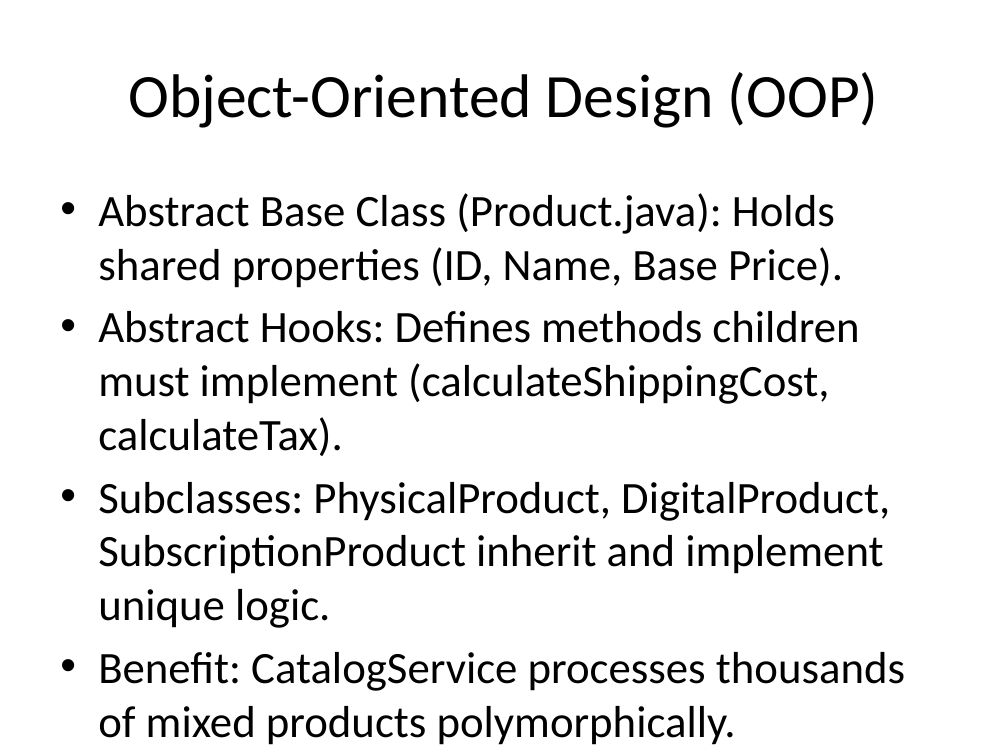
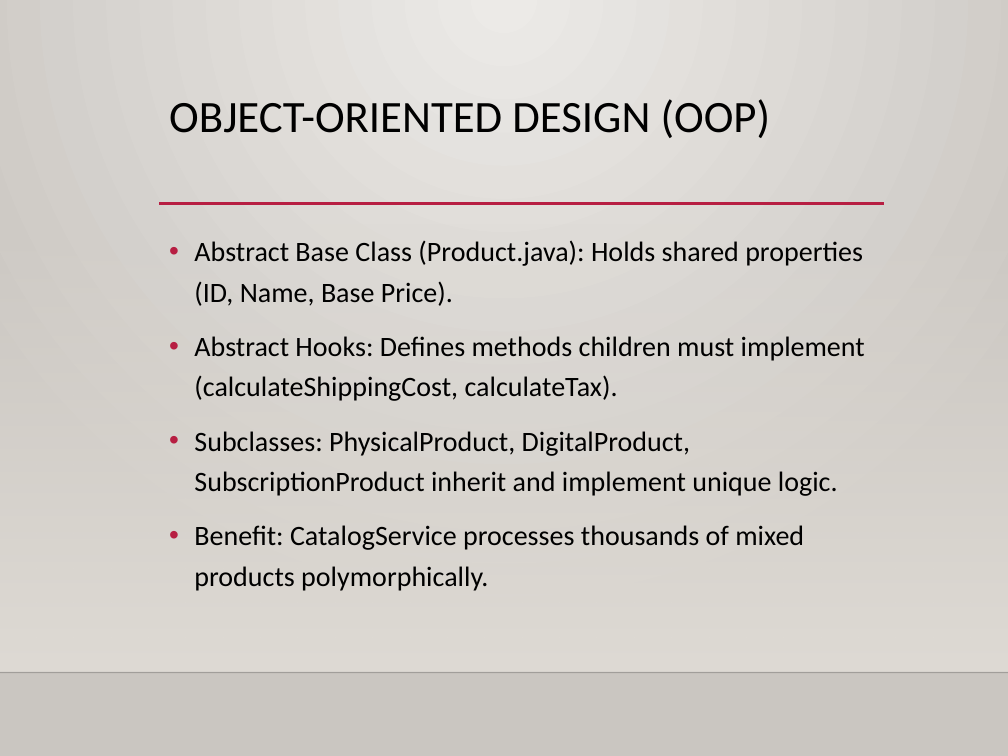
Before and after one commit to revanthkumarreddy-35/E-commerce-Product-Catalog-Hierarchy, a slide deck: slide 4 of Ecommerce_Presentation.pptx. Drawn at 1008x756 pixels with LibreOffice and Linux fonts; fonts in the diff are those of the drawing; background and template pictures are left out. Boxes give left, top, right and bottom in pixels: in the first picture for what was removed or moved away, otherwise in the second. Text is boxed around its words. In the diff, an @@ line names an element or a change of style, - is before the commit and + after.

```diff
--- a/Ecommerce_Presentation.pptx
+++ b/Ecommerce_Presentation.pptx
@@ background #FFFFFF to gradient #ECEAE7 to #CAC7C1 @@
@@ title "OBJECT-ORIENTED DESIGN (OOP)" at <box>169,99,771,138</box>: vertical alignment middle to top @@
@@ title at <box>169,99,771,138</box>: text changed; size 44 to 32 pt @@
-Object-Oriented Design (OOP)
+OBJECT-ORIENTED DESIGN (OOP)
@@ line added from (159, 204) to (884, 204), #B71E42 2.5 pt @@
@@ rectangle added at <box>0,222,1008,671</box>, fill gradient #DFDBD5 @@
@@ text "Abstract Base Class (Product.java): Holds ...": place and size @@
-text "Abstract Base Class (Product.java): Holds ..." at <box>98,193,905,745</box>
+text "Abstract Base Class (Product.java): Holds ..." at <box>194,240,865,591</box>
@@ text "Abstract Base Class (Product.java): Holds ..." at <box>194,240,865,591</box>: size 32 to 20 pt; indent changed; line spacing 1 to 1.2; more space between paragraphs @@
@@ line added from (0, 672) to (1008, 672), #000001 1 pt @@
```
Also in this commit, not shown: 7 other slides changed, 2 other files.
